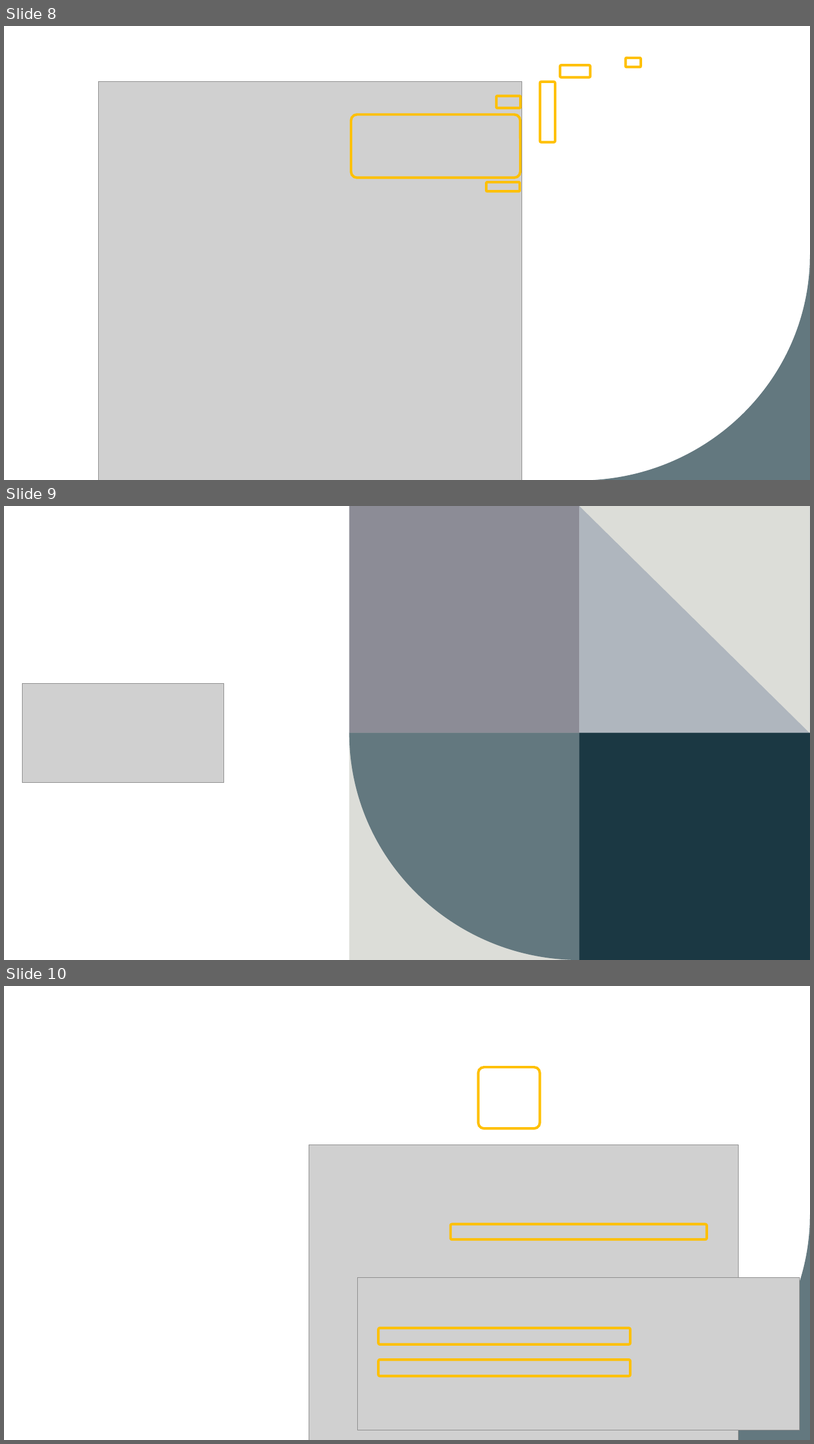
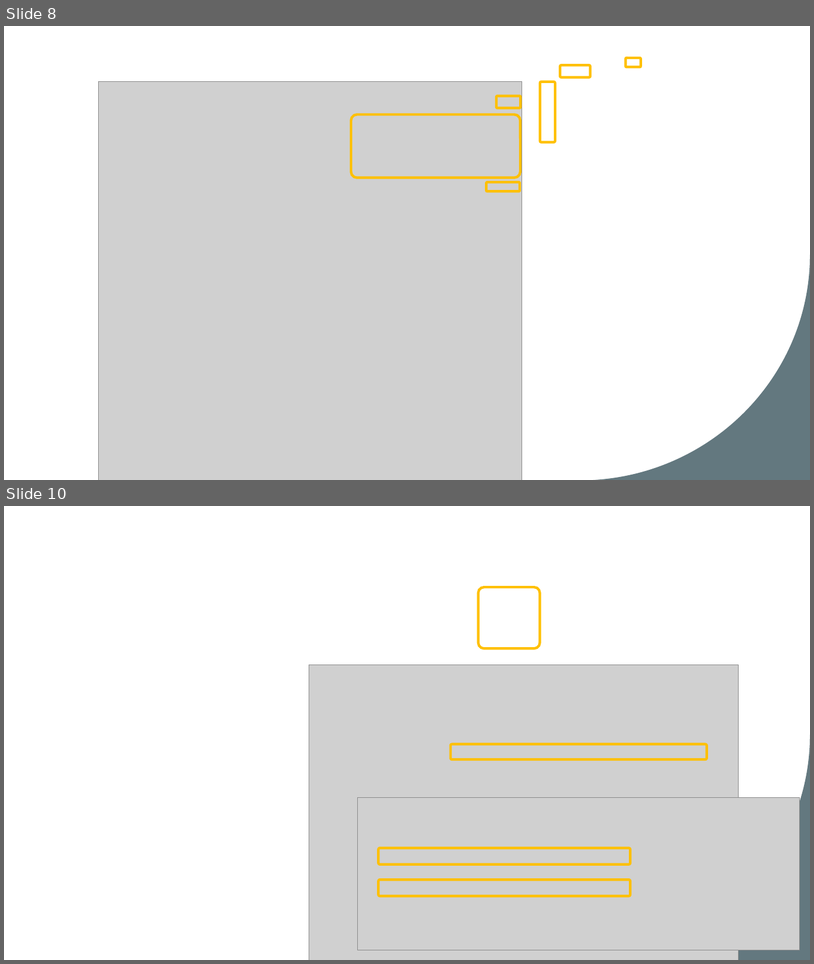
Before and after one commit to josephine-mckelvy/2025-CAH, a slide deck: 2025-06-30 CAH.pptx. Shown one above the other, each under a label of ours: slides 8, 9 and 10 before the commit, slides 8 and 10 after it; the slides between them are not shown. The pictures are 814x1444 and 814x964 pixels, drawn with LibreOffice and Linux fonts; fonts in the diff are those of the drawing; grey boxes stand for pictures; background and template pictures are left out. Boxes give left, top, right and bottom in pixels: in the first picture for what was removed or moved away, otherwise in the second. Text is boxed around its words. In the diff, an @@ line names an element or a change of style, - is before the commit and + after.

```diff
--- a/2025-06-30 CAH.pptx
+++ b/2025-06-30 CAH.pptx
@@ slide 9 removed at bbox=[4, 506, 810, 960], background #FFFFFF @@
@@ rectangle removed at bbox=[4, 506, 810, 960] @@
@@ rectangle removed at bbox=[350, 506, 580, 733] @@
@@ rectangle removed at bbox=[580, 506, 810, 733] @@
@@ freeform shape removed at bbox=[580, 506, 810, 733] @@
@@ picture removed at bbox=[22, 683, 224, 783] @@
@@ freeform shape removed at bbox=[349, 733, 580, 960] @@
@@ rectangle removed at bbox=[350, 733, 580, 960] @@
@@ rectangle removed at bbox=[580, 733, 810, 960] @@
@@ freeform shape removed at bbox=[587, 735, 810, 960] @@
```
Also in this commit, not shown: 2 slides changed, 13 slides added, 5 other slides removed, 9 other files.
